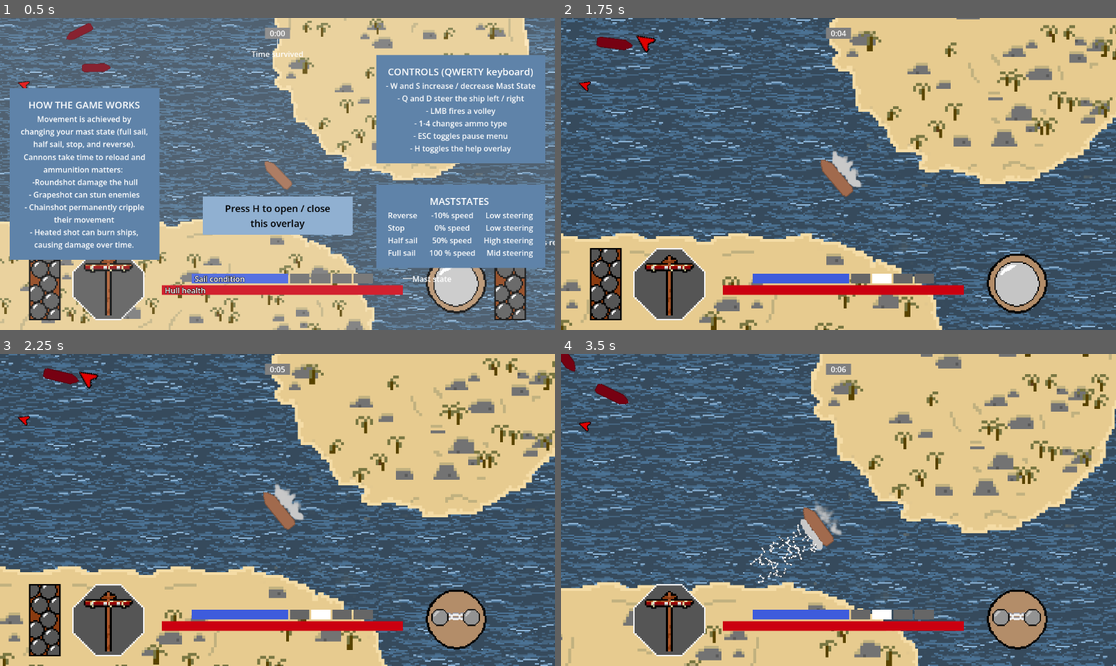
Above: before the commit, frames 1-4 (two rows, left to right).
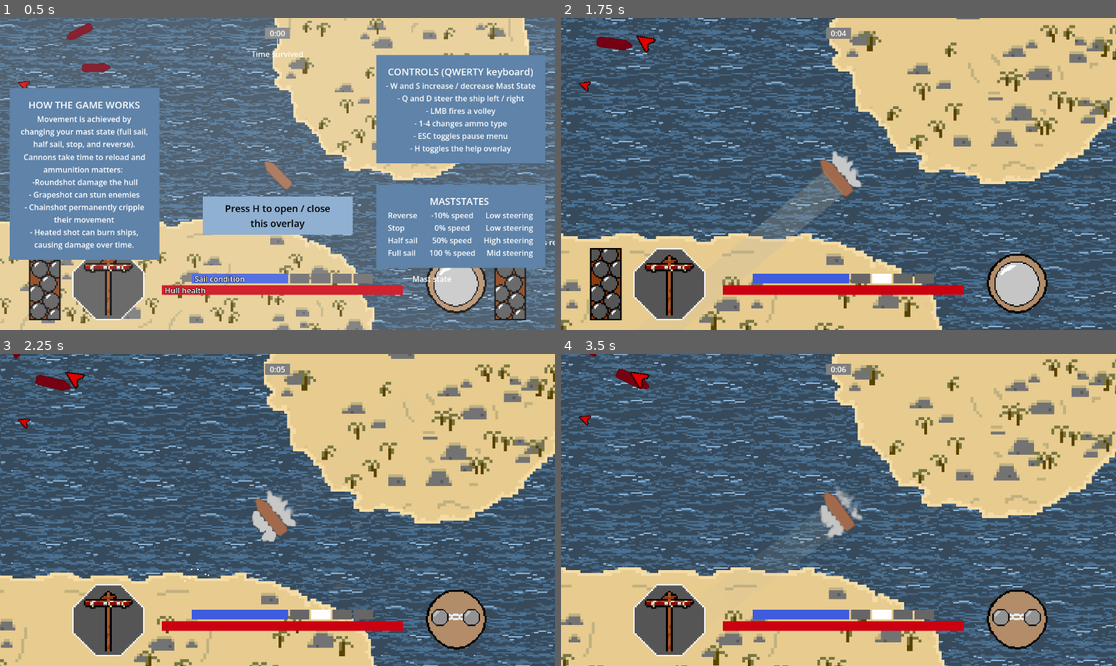
Above: after the commit, the same moments.

Repository: thibautkochjung-gif/Cannonade
Game: Godot game, scene res://Nodes/game.tscn
Same seed, same stepped clock (60 frames per second), same inputs: the game is played once before the commit and once after it.
Inputs (mouse positions are in pixels of both pictures, inside the frame that each line leads up to):
- Up to frame 1 (0.5 s): no input
- Up to frame 2 (1.75 s): tap H (toggle_help) at 0.5 s; move the mouse to (960, 158) at 0.52 s; hold D (steer_right) 0.53-1.25 s; hold 1 (ammo_1) 0.53-1.25 s; click (960, 158) at 0.67 s; drag from (727, 189) to (844, 167) at 1.27 s
- Up to frame 3 (2.25 s): move the mouse to (333, 441) at 2.02 s; hold D (steer_right) from 2.03 s (still down); hold 3 (ammo_3) from 2.03 s (still down); click (333, 441) at 2.17 s
- Up to frame 4 (3.5 s): release D (steer_right) at 2.75 s; release 3 (ammo_3) at 2.75 s; drag from (810, 572) to (672, 463) at 2.77 s

Frame 1 is identical in both runs. In frame 2, 1.4% of the frame differs, in the area x 30-51%, y 49-86%; in frame 3, 40%; in frame 4, 43%, in the area x 0-100%, y 0-100%.

Commit message:
Added a shot indicator

Diff:
--- a/Nodes/hud.tscn
+++ b/Nodes/hud.tscn
@@ -16,9 +16,6 @@
 [ext_resource type="Texture2D" uid="uid://y4e343og5c0i" path="res://Sprites/HUD/Ammo type icons/roundshot icon.png" id="10_617pi"]
 [ext_resource type="Texture2D" uid="uid://dt8bn8efsx7lj" path="res://Sprites/Enemy Offmap Arrow.png" id="10_f8pak"]
 [ext_resource type="Script" uid="uid://c3e0i5am2d5hf" path="res://Scripts/ammo_choice_icon.gd" id="15_kloxh"]
-[ext_resource type="Texture2D" uid="uid://b3syip21ohqwf" path="res://Sprites/HUD/Ammo type icons/grapeshot icon.png" id="16_q1ukj"]
-[ext_resource type="Texture2D" uid="uid://b1d6juraoypg0" path="res://Sprites/HUD/Ammo type icons/chainshot icon.png" id="17_sd74y"]
-[ext_resource type="Texture2D" uid="uid://cjcfc3caartlu" path="res://Sprites/HUD/Ammo type icons/heated shot icon.png" id="18_p3lgw"]
 
 [sub_resource type="StyleBoxFlat" id="StyleBoxFlat_f8pak"]
 bg_color = Color(0.49747366, 0.49747372, 0.49747354, 1)
@@ -228,7 +225,6 @@
 texture = ExtResource("10_617pi")
 expand_mode = 3
 script = ExtResource("15_kloxh")
-AmmoChoiceIcons = Array[Texture2D]([ExtResource("10_617pi"), ExtResource("16_q1ukj"), ExtResource("17_sd74y"), ExtResource("18_p3lgw")])
 
 [node name="RightBroadsideIndicator" type="TextureProgressBar" parent="Root/MarginContainer2/BottomCluster" unique_id=1129275745]
 custom_minimum_size = Vector2(66, 150)
--- a/Nodes/player.tscn
+++ b/Nodes/player.tscn
@@ -19,6 +19,7 @@
 [ext_resource type="Script" uid="uid://dyjbyttyd74sk" path="res://Scripts/hull_collision.gd" id="10_e3gfx"]
 [ext_resource type="Resource" uid="uid://cr6lfdvq780r4" path="res://Resources/Ammo/HeatedShot.tres" id="10_ynwet"]
 [ext_resource type="Script" uid="uid://dx0q637jadc3s" path="res://Scripts/collision_damage.gd" id="11_x5p36"]
+[ext_resource type="Script" uid="uid://bxq2ib4alhjts" path="res://Scripts/shot_indicator.gd" id="13_vvsb4"]
 [ext_resource type="PackedScene" uid="uid://dkkon17opb2vg" path="res://Nodes/burn_dot_particles.tscn" id="15_o3lat"]
 [ext_resource type="Script" uid="uid://cxoe1nktlbrai" path="res://Scripts/burn_fx.gd" id="16_u4dl4"]
 [ext_resource type="Script" uid="uid://cv1cnvaen5ex3" path="res://Scripts/stun_fx.gd" id="17_bcmgr"]
@@ -272,6 +273,9 @@
 position = Vector2(22, 3)
 rotation = 1.5707964
 
+[node name="ShotIndicator" type="Polygon2D" parent="RightBroadside" unique_id=273285994]
+script = ExtResource("13_vvsb4")
+
 [node name="LeftBroadside" type="Node2D" parent="." unique_id=1529387424]
 position = Vector2(2, -8)
 rotation = 3.1415927
@@ -476,6 +480,9 @@
 [node name="Cannon100" parent="LeftBroadside" unique_id=882429028 instance=ExtResource("4_hqtel")]
 position = Vector2(-22, 3.000001)
 rotation = 1.5707963
+
+[node name="ShotIndicator" type="Polygon2D" parent="LeftBroadside" unique_id=35808144]
+script = ExtResource("13_vvsb4")
 
 [node name="Health" type="Node2D" parent="." unique_id=1096264317]
 script = ExtResource("5_sweqy")
--- a/Scripts/ammo_data.gd
+++ b/Scripts/ammo_data.gd
@@ -14,6 +14,8 @@
 @export var drag: float = 0.0
 @export var spread_angle: float = 0.0
 @export var projectile_scale: float = 1.0
+@export var max_flight_time: float = 1.1
+@export var max_flight_time_variance: float = 0.5
 
 @export_group("VisualFX")
 @export_range(0.0, 1.0) var splash_chance: float = 1.0
@@ -33,3 +35,9 @@
 
 @export_group("Reload")
 @export var reload_speed_multiplier: float = 1.0
+
+
+func predicted_range(base_velocity: float) -> float:
+	if drag <= 0.0:
+		return base_velocity * max_flight_time
+	return (base_velocity / drag) * (1.0 - exp(-drag * max_flight_time))
--- a/Scripts/cannonball.gd
+++ b/Scripts/cannonball.gd
@@ -4,13 +4,11 @@
 @export var broadside : Node2D
 @export var despawn_timer : Timer
 @export var splash_scene : PackedScene
-@export var despawn_time_variance : float = 0.5
 @export var damage_fx_scene : PackedScene
 @export var explosion_scene : PackedScene
 @export var ammo_data : AmmoData
 @export var base_cannonball_scale : Vector2 = Vector2(0.03,0.03)
 
-var default_despawn_time = 1.1
 var direction: Vector2
 var velocity: Vector2
 var effects_parent: Node
@@ -48,8 +46,8 @@
 		velocity = direction * strength + ship.linear_velocity
 
 	despawn_timer.wait_time = randf_range(
-		default_despawn_time - despawn_time_variance,
-		default_despawn_time + despawn_time_variance)
+		ammo_data.max_flight_time - ammo_data.max_flight_time_variance,
+		ammo_data.max_flight_time + ammo_data.max_flight_time_variance)
 	despawn_timer.wait_time *= sqrt(velocity_multiplier)
 	despawn_timer.start()
 
--- a/Scripts/player.gd
+++ b/Scripts/player.gd
@@ -32,17 +32,19 @@
 var current_mast_state = MastState.STOP
 var current_speed = SPEED_MAP[current_mast_state] * max_speed
 var current_angular_speed = ANGULAR_SPEED_MAP[current_mast_state] * max_angular_speed
+var is_aiming := false
+var active_broadside: Node2D = null
 
 func _ready() -> void:
 	$LeftBroadside.fired.connect(_on_broadside_fired)
 	$RightBroadside.fired.connect(_on_broadside_fired)
 	GameManagerScene.on_player_ready(self)
 
+
 func _unhandled_input(event: InputEvent) -> void:
 
 	if status_effects.is_stunned():
 		return
-
 
 	if event.is_action_pressed("speed_up"):
 		current_mast_state = clampi(current_mast_state - 1, MastState.FULL_MAST, MastState.REVERSE) as MastState
@@ -53,15 +55,14 @@
 
 	if event is InputEventMouseButton and event.button_index == MOUSE_BUTTON_LEFT:
 		if event.pressed:
-			pass
+			is_aiming = true
+			active_broadside = _broadside_for_mouse(event.position)
+			active_broadside.show_aim()
 		else:
-			var mouse_world_position = get_viewport().canvas_transform.affine_inverse() * event.position
-			var vector_to_mouse = mouse_world_position - position
-			var vector_right_side = transform.x.orthogonal()
-			if vector_to_mouse.dot(vector_right_side) > 0 :
-				$LeftBroadside.fire()
-			else :
-				$RightBroadside.fire()
+			is_aiming = false
+			if active_broadside:
+				active_broadside.fire()
+				active_broadside = null
 
 	if event.is_action_pressed("ammo_1"):
 		ammo_manager.select_ammo(1)
@@ -73,9 +74,24 @@
 		ammo_manager.select_ammo(4)
 
 
+func _broadside_for_mouse(screen_position: Vector2) -> Node2D:
+	var mouse_world_position = get_viewport().canvas_transform.affine_inverse() * screen_position
+	var vector_to_mouse = mouse_world_position - position
+	var vector_right_side = transform.x.orthogonal()
+	if vector_to_mouse.dot(vector_right_side) > 0:
+		return $LeftBroadside
+	else:
+		return $RightBroadside
+
+
 func _physics_process(delta: float) -> void:
 
 	if status_effects.is_stunned():
+		if is_aiming:
+			is_aiming = false
+			if active_broadside:
+				active_broadside.hide_aim()
+				active_broadside = null
 		move_and_slide()
 		return
 
@@ -112,10 +128,12 @@
 
 	$DamageDecals.update_health_ratio(current_health / max_health)
 
+
 func zero_velocity() -> void:
 	current_speed = 0.0
 	velocity = Vector2.ZERO
 
+
 func shake_strength_from(damage: float, source: String) -> float:
 	var base = clamp(damage / $Health.max_health, 0.1, 1.0)
 	return base * 10.0 if source == "collision" else base
--- a/Scripts/right_broadside.gd
+++ b/Scripts/right_broadside.gd
@@ -4,6 +4,7 @@
 @export var shot_delay_max = 0.2
 @export var shot_strength = 700
 
+@onready var shot_indicator: ShotIndicator = get_node_or_null("ShotIndicator")
 
 var cannon_count: int
 var cannon_ready_count: int
@@ -14,20 +15,26 @@
 
 # Called when the node enters the scene tree for the first time.
 func _ready() -> void:
-	cannon_count = get_children().size()
+	var cannons = get_children().filter(func(c): return c.has_method("cannon_fire"))
+	cannon_count = cannons.size()
 	cannon_ready_count = cannon_count
 	cannon_ready_percentage = float(cannon_ready_count) / cannon_count
-	for cannon in get_children():
+	for cannon in cannons:
 		cannon.ready_to_fire_signal.connect(_on_cannon_ready)
 
 
 func fire():
 	for cannon in get_children():
+		if not cannon.has_method("cannon_fire"):
+			continue
 		var delay = randf_range(0.0, shot_delay_max)
 		get_tree().create_timer(delay).timeout.connect(func(c = cannon): c.cannon_fire(self))
 	fired.emit(cannon_ready_count, -global_transform.y)
 	cannon_ready_count = 0
 	reload_percentage_changed.emit(0.0)
+	if shot_indicator:
+		shot_indicator.hide_indicator()
+
 
 
 # Called every frame. 'delta' is the elapsed time since the previous frame.
@@ -39,3 +46,13 @@
 	cannon_ready_count += 1
 	cannon_ready_percentage = float(cannon_ready_count) / cannon_count
 	reload_percentage_changed.emit(cannon_ready_percentage)
+
+
+func show_aim() -> void:
+	if shot_indicator:
+		shot_indicator.show_indicator()
+
+
+func hide_aim() -> void:
+	if shot_indicator:
+		shot_indicator.hide_indicator()
--- /dev/null
+++ b/Scripts/shot_indicator.gd
@@ -0,0 +1,78 @@
+extends Polygon2D
+class_name ShotIndicator
+
+@export var fade_time: float = 0.5
+@export var max_alpha: float = 0.35
+@export var tint: Color = Color(0.714, 0.712, 0.663, 1.0)
+
+var broadside: Node2D
+var ammo_manager: AmmoManager
+var muzzle_y: float
+var min_x: float
+var max_x: float
+var fade_tween: Tween
+
+
+func _ready() -> void:
+	broadside = get_parent()
+	ammo_manager = broadside.get_parent().get_node("AmmoManager")
+	_cache_cannon_span()
+	visible = false
+	modulate.a = 0.0
+
+
+func _cache_cannon_span() -> void:
+	min_x = INF
+	max_x = -INF
+	var y_sum := 0.0
+	var count := 0
+	for child in broadside.get_children():
+		if child.has_method("cannon_fire"):
+			min_x = min(min_x, child.position.x)
+			max_x = max(max_x, child.position.x)
+			y_sum += child.position.y
+			count += 1
+	muzzle_y = y_sum / count if count > 0 else 0.0
+
+
+func show_indicator() -> void:
+	visible = true
+	_restart_fade(max_alpha)
+
+
+func hide_indicator() -> void:
+	_restart_fade(0.0)
+
+
+func _restart_fade(target_alpha: float) -> void:
+	if fade_tween:
+		fade_tween.kill()
+	fade_tween = create_tween()
+	fade_tween.tween_property(self, "modulate:a", target_alpha, fade_time)
+	if target_alpha == 0.0:
+		fade_tween.tween_callback(func(): visible = false)
+
+
+func _process(_delta: float) -> void:
+	if not visible:
+		return
+	_update_shape()
+
+
+func _update_shape() -> void:
+	var ammo := ammo_manager.current_ammo
+	var shot_range := ammo.predicted_range(broadside.shot_strength)
+	var half_spread := shot_range * tan(deg_to_rad(ammo.spread_angle) / 2.0)
+
+	var near_left := Vector2(min_x, muzzle_y)
+	var near_right := Vector2(max_x, muzzle_y)
+	var far_left := Vector2(min_x - half_spread, muzzle_y + shot_range)
+	var far_right := Vector2(max_x + half_spread, muzzle_y + shot_range)
+
+	polygon = PackedVector2Array([near_left, near_right, far_right, far_left])
+
+	var near_c := tint
+	near_c.a = 1.0
+	var far_c := tint
+	far_c.a = 0.3
+	vertex_colors = PackedColorArray([near_c, near_c, far_c, far_c])
Not shown, added: Scripts/shot_indicator.gd.uid
